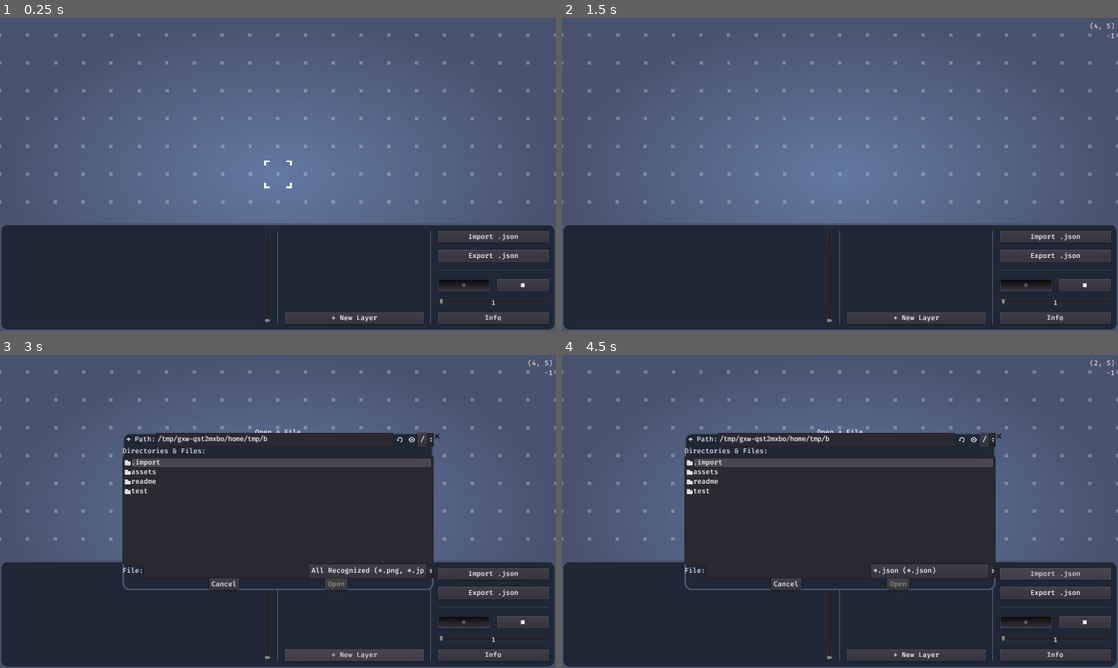
Above: before the commit, frames 1-4 (two rows, left to right).
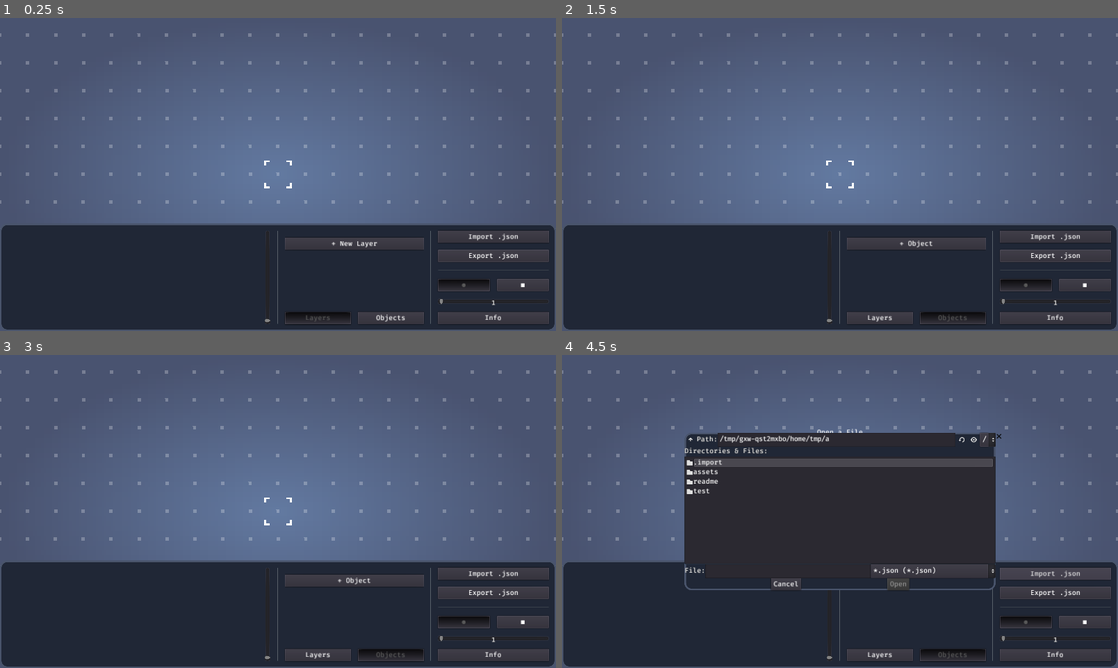
Above: after the commit, the same moments.

Repository: arcaneenergy/tilemap-level-editor
Game: Godot game, scene res://node.tscn
The game is run twice, just before and just after one commit, with the same random seed, the same clock (stepped at 60 frames per second) and the same inputs.
Inputs (mouse positions are in pixels of both pictures, inside the frame that each line leads up to):
- Up to frame 1 (0.25 s): no input
- Up to frame 2 (1.5 s): click (878, 318) at 0.5 s, where only the run after the commit has a clickable "Layers"; click (951, 318) at 1.25 s, where only the run after the commit has a clickable "Objects"
- Up to frame 3 (3 s): click (355, 580) at 2 s, where only the run after the commit has a clickable "+ Object"; click (355, 655) at 2.75 s, where only the run before the commit has a clickable "+ New Layer"
- Up to frame 4 (4.5 s): click (917, 655) at 3.5 s, where only the run before the commit has a clickable "+ New Layer"; click "Import .json" at 4.25 s

The runs differ from the first frame. In frame 1, 1.0% of the frame differs, in the area x 51-77%, y 70-98%; in frame 2, 1.1%; in frame 3, 25%, in the area x 22-100%, y 1-98%; in frame 4, 0.4%.

Commit message:
Layers and objects

Diff:
--- a/node.gd
+++ b/node.gd
@@ -5,6 +5,7 @@
 onready var _cl: CanvasLayer = $CanvasLayer
 onready var _ts_container: Control = $"%TilesetContainer"
 onready var _layer_container: Control = $"%Layers"
+onready var _objects_container: Control = $"%Objects"
 onready var _fd_import: FileDialog = $"%FileDialogImportJson"
 onready var _fd_export: FileDialog = $"%FileDialogExportJson"
 onready var _fd_new_layer: FileDialog = $"%FileDialogNewLayer"
@@ -86,6 +87,9 @@
 
 func _on_ButtonNewLayer_pressed() -> void:
 	_fd_new_layer.popup()
+
+func _on_ButtonNewObject_pressed() -> void:
+	pass # Replace with function body.
 
 func _on_Layer_toggled(button_pressed: bool, layer: Control) -> void:
 	_clear_ts_container()
@@ -333,3 +337,15 @@
 
 func _on_ButtonInfo_pressed() -> void:
 	_window_dialog_info.popup()
+
+func _on_ButtonLayers_pressed() -> void:
+	_layer_container.get_parent().visible = true
+	_objects_container.get_parent().visible = false
+	$"%ButtonLayers".set_pressed_no_signal(true)
+	$"%ButtonObjects".set_pressed_no_signal(false)
+
+func _on_ButtoObjects_pressed() -> void:
+	_layer_container.get_parent().visible = false
+	_objects_container.get_parent().visible = true
+	$"%ButtonLayers".set_pressed_no_signal(false)
+	$"%ButtonObjects".set_pressed_no_signal(true)
--- a/node.tscn
+++ b/node.tscn
@@ -602,21 +602,84 @@
 input_pass_on_modal_close_click = false
 size_flags_vertical = 3
 
-[node name="Layers" type="VBoxContainer" parent="CanvasLayer/Control/Panel/MarginContainer/HBoxContainer/VBoxContainer3/ScrollContainer"]
-unique_name_in_owner = true
+[node name="VBoxContainer" type="VBoxContainer" parent="CanvasLayer/Control/Panel/MarginContainer/HBoxContainer/VBoxContainer3/ScrollContainer"]
 margin_right = 320.0
-input_pass_on_modal_close_click = false
-size_flags_horizontal = 3
-custom_constants/separation = 16
-
-[node name="ButtonNewLayer" type="Button" parent="CanvasLayer/Control/Panel/MarginContainer/HBoxContainer/VBoxContainer3"]
+margin_bottom = 44.0
+size_flags_horizontal = 3
+
+[node name="LayerHolder" type="VBoxContainer" parent="CanvasLayer/Control/Panel/MarginContainer/HBoxContainer/VBoxContainer3/ScrollContainer/VBoxContainer"]
+margin_right = 320.0
+margin_bottom = 44.0
+size_flags_horizontal = 3
+custom_constants/separation = 16
+
+[node name="Layers" type="VBoxContainer" parent="CanvasLayer/Control/Panel/MarginContainer/HBoxContainer/VBoxContainer3/ScrollContainer/VBoxContainer/LayerHolder"]
+unique_name_in_owner = true
+margin_right = 320.0
+input_pass_on_modal_close_click = false
+size_flags_horizontal = 3
+custom_constants/separation = 16
+
+[node name="ButtonNewLayer" type="Button" parent="CanvasLayer/Control/Panel/MarginContainer/HBoxContainer/VBoxContainer3/ScrollContainer/VBoxContainer/LayerHolder"]
+margin_top = 16.0
+margin_right = 320.0
+margin_bottom = 44.0
+focus_mode = 0
+input_pass_on_modal_close_click = false
+size_flags_horizontal = 3
+text = "+ New Layer"
+
+[node name="ObjectHolder" type="VBoxContainer" parent="CanvasLayer/Control/Panel/MarginContainer/HBoxContainer/VBoxContainer3/ScrollContainer/VBoxContainer"]
+visible = false
+margin_top = 28.0
+margin_right = 320.0
+margin_bottom = 56.0
+custom_constants/separation = 16
+
+[node name="Objects" type="VBoxContainer" parent="CanvasLayer/Control/Panel/MarginContainer/HBoxContainer/VBoxContainer3/ScrollContainer/VBoxContainer/ObjectHolder"]
+unique_name_in_owner = true
+margin_top = -28.0
+margin_right = 320.0
+input_pass_on_modal_close_click = false
+size_flags_horizontal = 3
+custom_constants/separation = 16
+
+[node name="ButtonNewObject" type="Button" parent="CanvasLayer/Control/Panel/MarginContainer/HBoxContainer/VBoxContainer3/ScrollContainer/VBoxContainer/ObjectHolder"]
+unique_name_in_owner = true
+margin_right = 320.0
+margin_bottom = 28.0
+focus_mode = 0
+input_pass_on_modal_close_click = false
+size_flags_horizontal = 3
+text = "+ Object"
+
+[node name="HBoxContainer" type="HBoxContainer" parent="CanvasLayer/Control/Panel/MarginContainer/HBoxContainer/VBoxContainer3"]
 margin_top = 187.0
 margin_right = 320.0
 margin_bottom = 215.0
+custom_constants/separation = 16
+
+[node name="ButtonLayers" type="Button" parent="CanvasLayer/Control/Panel/MarginContainer/HBoxContainer/VBoxContainer3/HBoxContainer"]
+unique_name_in_owner = true
+margin_right = 152.0
+margin_bottom = 28.0
 focus_mode = 0
 input_pass_on_modal_close_click = false
 size_flags_horizontal = 3
-text = "+ New Layer"
+toggle_mode = true
+pressed = true
+text = "Layers"
+
+[node name="ButtonObjects" type="Button" parent="CanvasLayer/Control/Panel/MarginContainer/HBoxContainer/VBoxContainer3/HBoxContainer"]
+unique_name_in_owner = true
+margin_left = 168.0
+margin_right = 320.0
+margin_bottom = 28.0
+focus_mode = 0
+input_pass_on_modal_close_click = false
+size_flags_horizontal = 3
+toggle_mode = true
+text = "Objects"
 
 [node name="VSeparator2" type="VSeparator" parent="CanvasLayer/Control/Panel/MarginContainer/HBoxContainer"]
 margin_left = 976.0
@@ -931,7 +994,10 @@
 autowrap = true
 
 [connection signal="value_changed" from="CanvasLayer/Control/Panel/MarginContainer/HBoxContainer/TileDisplaySizeVSlider" to="." method="_on_TileDisplaySizeVSlider_value_changed"]
-[connection signal="pressed" from="CanvasLayer/Control/Panel/MarginContainer/HBoxContainer/VBoxContainer3/ButtonNewLayer" to="." method="_on_ButtonNewLayer_pressed"]
+[connection signal="pressed" from="CanvasLayer/Control/Panel/MarginContainer/HBoxContainer/VBoxContainer3/ScrollContainer/VBoxContainer/LayerHolder/ButtonNewLayer" to="." method="_on_ButtonNewLayer_pressed"]
+[connection signal="pressed" from="CanvasLayer/Control/Panel/MarginContainer/HBoxContainer/VBoxContainer3/ScrollContainer/VBoxContainer/ObjectHolder/ButtonNewObject" to="." method="_on_ButtonNewObject_pressed"]
+[connection signal="pressed" from="CanvasLayer/Control/Panel/MarginContainer/HBoxContainer/VBoxContainer3/HBoxContainer/ButtonLayers" to="." method="_on_ButtonLayers_pressed"]
+[connection signal="pressed" from="CanvasLayer/Control/Panel/MarginContainer/HBoxContainer/VBoxContainer3/HBoxContainer/ButtonObjects" to="." method="_on_ButtoObjects_pressed"]
 [connection signal="pressed" from="CanvasLayer/Control/Panel/MarginContainer/HBoxContainer/VBoxContainer/ButtonImport" to="." method="_on_ButtonImport_pressed"]
 [connection signal="pressed" from="CanvasLayer/Control/Panel/MarginContainer/HBoxContainer/VBoxContainer/ButtonExport" to="." method="_on_ButtonExport_pressed"]
 [connection signal="toggled" from="CanvasLayer/Control/Panel/MarginContainer/HBoxContainer/VBoxContainer/ShapeContainer/ButtonCircle" to="." method="_on_ButtonCircle_toggled"]
--- /dev/null
+++ b/object.tscn
@@ -0,0 +1,88 @@
+[gd_scene format=2]
+
+[node name="Object" type="Panel"]
+margin_right = 256.0
+margin_bottom = 64.0
+rect_min_size = Vector2( 0, 112 )
+input_pass_on_modal_close_click = false
+size_flags_horizontal = 3
+
+[node name="LabelIndex" type="Label" parent="."]
+margin_left = 4.0
+margin_top = 4.0
+margin_right = 45.0
+margin_bottom = 18.0
+input_pass_on_modal_close_click = false
+
+[node name="MarginContainer" type="MarginContainer" parent="."]
+anchor_right = 1.0
+anchor_bottom = 1.0
+margin_bottom = -32.0
+input_pass_on_modal_close_click = false
+custom_constants/margin_right = 16
+custom_constants/margin_top = 16
+custom_constants/margin_left = 16
+custom_constants/margin_bottom = 16
+
+[node name="VBoxContainer" type="VBoxContainer" parent="MarginContainer"]
+margin_left = 16.0
+margin_top = 16.0
+margin_right = 240.0
+margin_bottom = 96.0
+custom_constants/separation = 16
+
+[node name="HBoxContainer" type="HBoxContainer" parent="MarginContainer/VBoxContainer"]
+margin_right = 224.0
+margin_bottom = 32.0
+input_pass_on_modal_close_click = false
+
+[node name="Key" type="LineEdit" parent="MarginContainer/VBoxContainer/HBoxContainer"]
+margin_right = 188.0
+margin_bottom = 32.0
+focus_mode = 1
+input_pass_on_modal_close_click = false
+size_flags_horizontal = 3
+size_flags_vertical = 3
+placeholder_text = "key"
+caret_blink = true
+caret_blink_speed = 0.5
+
+[node name="ButtonDelete" type="Button" parent="MarginContainer/VBoxContainer/HBoxContainer"]
+self_modulate = Color( 1, 0, 0, 1 )
+margin_left = 192.0
+margin_right = 224.0
+margin_bottom = 32.0
+rect_min_size = Vector2( 32, 32 )
+focus_mode = 0
+input_pass_on_modal_close_click = false
+text = "X"
+
+[node name="HBoxContainer2" type="HBoxContainer" parent="MarginContainer/VBoxContainer"]
+margin_top = 48.0
+margin_right = 224.0
+margin_bottom = 80.0
+rect_min_size = Vector2( 0, 32 )
+input_pass_on_modal_close_click = false
+
+[node name="PosX" type="LineEdit" parent="MarginContainer/VBoxContainer/HBoxContainer2"]
+margin_right = 110.0
+margin_bottom = 32.0
+focus_mode = 1
+input_pass_on_modal_close_click = false
+size_flags_horizontal = 3
+size_flags_vertical = 3
+placeholder_text = "position x"
+caret_blink = true
+caret_blink_speed = 0.5
+
+[node name="PosY" type="LineEdit" parent="MarginContainer/VBoxContainer/HBoxContainer2"]
+margin_left = 114.0
+margin_right = 224.0
+margin_bottom = 32.0
+focus_mode = 1
+input_pass_on_modal_close_click = false
+size_flags_horizontal = 3
+size_flags_vertical = 3
+placeholder_text = "position y"
+caret_blink = true
+caret_blink_speed = 0.5
